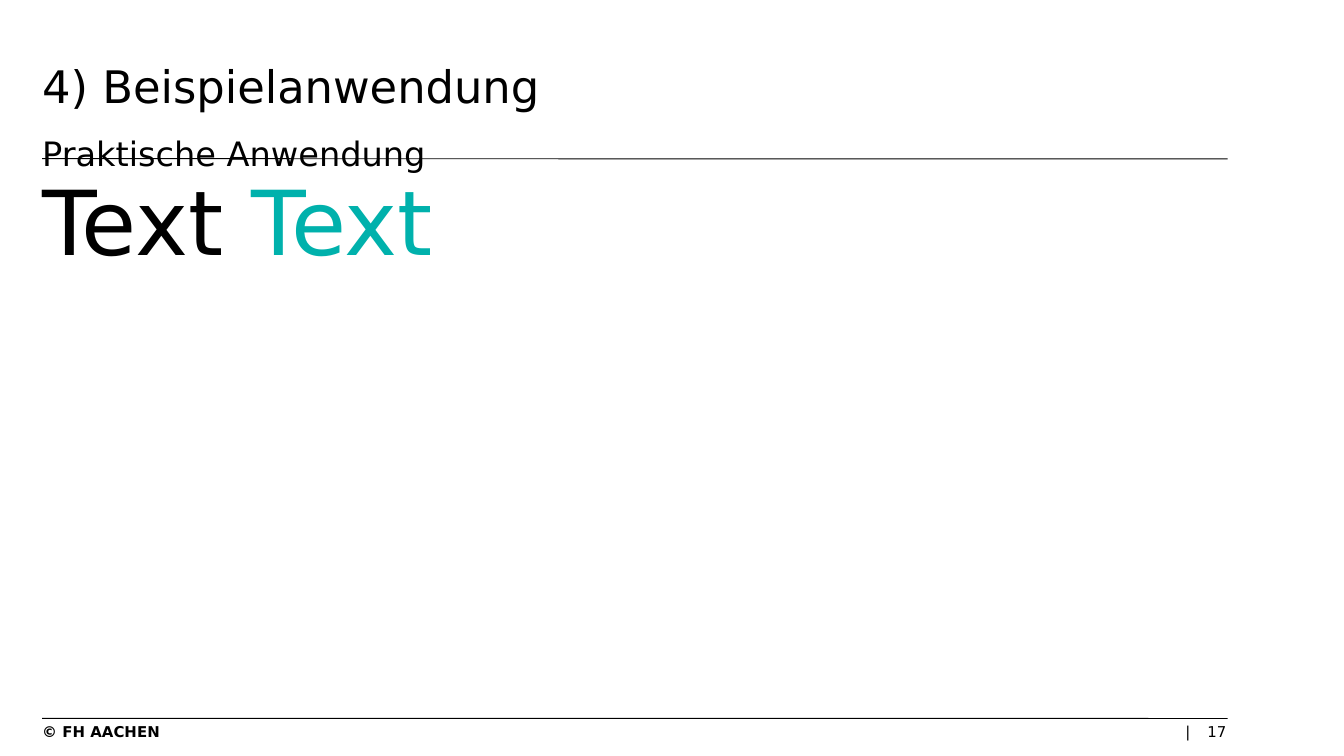
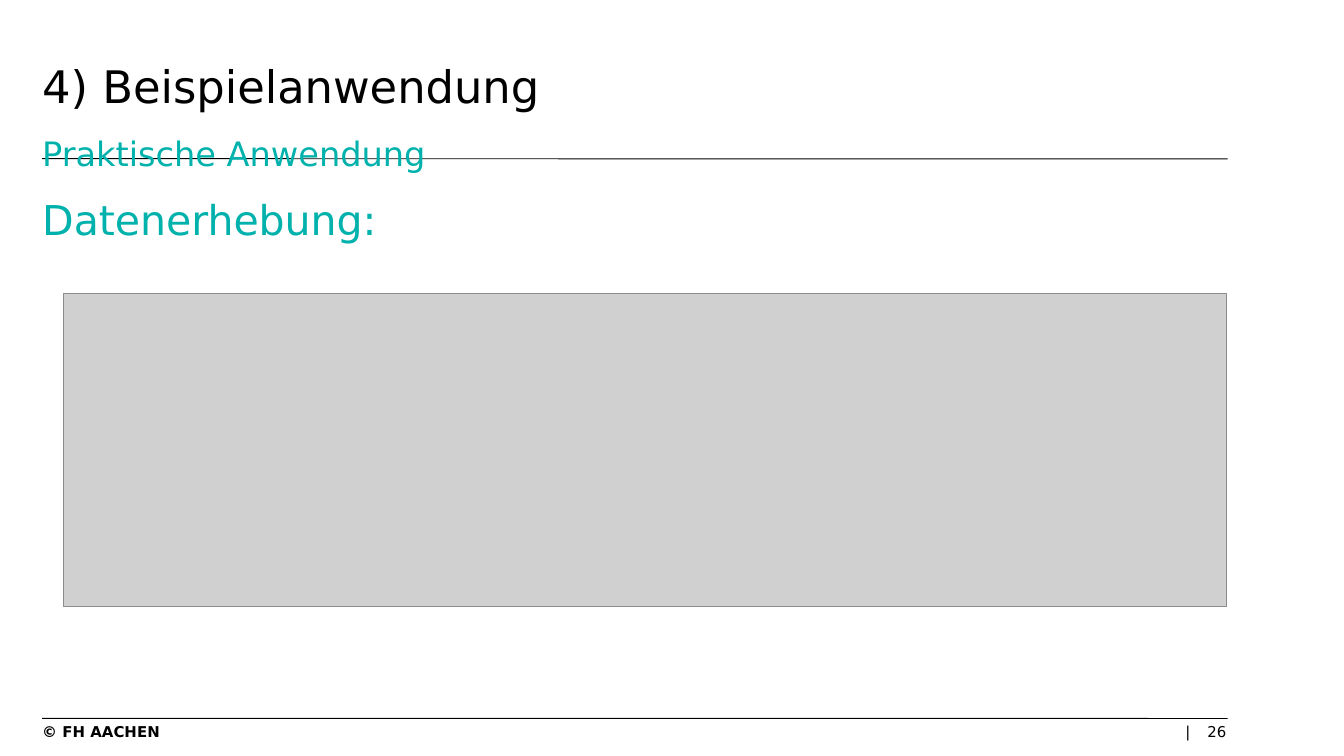
Before and after one commit to levithas/Bachelorprojekt, a slide deck: slide 26 of Dokumentation/Präsentation.pptx (slide 17 before the commit). Drawn at 1344x756 pixels with LibreOffice and Linux fonts; fonts in the diff are those of the drawing; grey boxes stand for pictures; background and template pictures are left out. Boxes give left, top, right and bottom in pixels: in the first picture for what was removed or moved away, otherwise in the second. Text is boxed around its words. In the diff, an @@ line names an element or a change of style, - is before the commit and + after.

```diff
--- a/Dokumentation/Präsentation.pptx
+++ b/Dokumentation/Präsentation.pptx
@@ title "4) Beispielanwendung Praktische Anwendung" at (x1=42, y1=69, x2=539, y2=173): text colour #000000 to #00B1AC in "Praktische Anwendung" @@
@@ text removed at (x1=42, y1=189, x2=433, y2=257) @@
-Text Text
@@ text added at (x1=42, y1=203, x2=376, y2=244), 22 pt, text #00B1AC @@
+Datenerhebung:
@@ picture added at (x1=63, y1=293, x2=1226, y2=606) @@
@@ page number at (x1=1207, y1=726, x2=1226, y2=738): text changed @@
-17
+26
```
Also in this commit, not shown: 15 other slides changed, 16 slides added, 5 slides removed, 4 other files.
